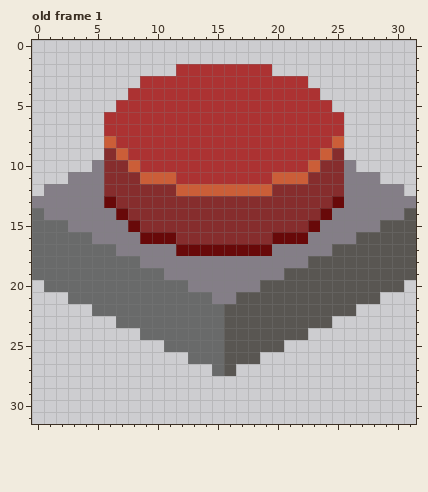
Edited in one commit: pixel-art file (electricoon/Graphics/button.aseprite). That is the earlier state.
32x32 pixels, 1 frame. Shown: old frame 1.
New version:
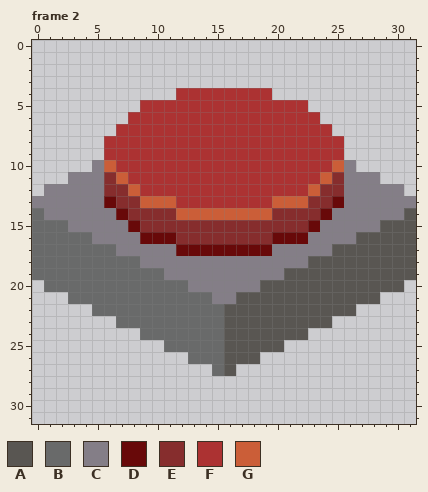
Palette (. is transparent): A #595652  B #696a6a  C #847e87  D #680909  E #862d2d  F #ac3232  G #cb5e38
A new or re-ordered frame is compared with the old frame closest to it.
Change:
frames 1 -> 2
Frame 2 is new; against old frame 1:
y 2: x 12..19 FFFFFFFF -> ........
y 3: x 9..22 FFFFFFFFFFFFFF -> ..............
y 4: x 8..11 FFFF -> ....; x 20..23 FFFF -> ....
y 5: x 7..8 FF -> ..; x 23..24 FF -> ..
y 6: x 6..7 FF -> ..; x 24..25 FF -> ..
y 7: x 6 F -> .; x 25 F -> .
y 8: x 6 G -> F; x 25 G -> F
y 9: x 6..7 EG -> FF; x 24..25 GE -> FF
y 10: x 6..8 EEG -> GFF; x 23..25 GEE -> FFG
y 11: x 7..11 EEGGG -> GFFFF; x 20..24 GGGEE -> FFFFG
y 12: x 8..23 EEEEGGGGGGGGEEEE -> GFFFFFFFFFFFFFFG
y 13: x 9..22 EEEEEEEEEEEEEE -> GGGFFFFFFFFGGG
y 14: x 12..19 EEEEEEEE -> GGGGGGGG
